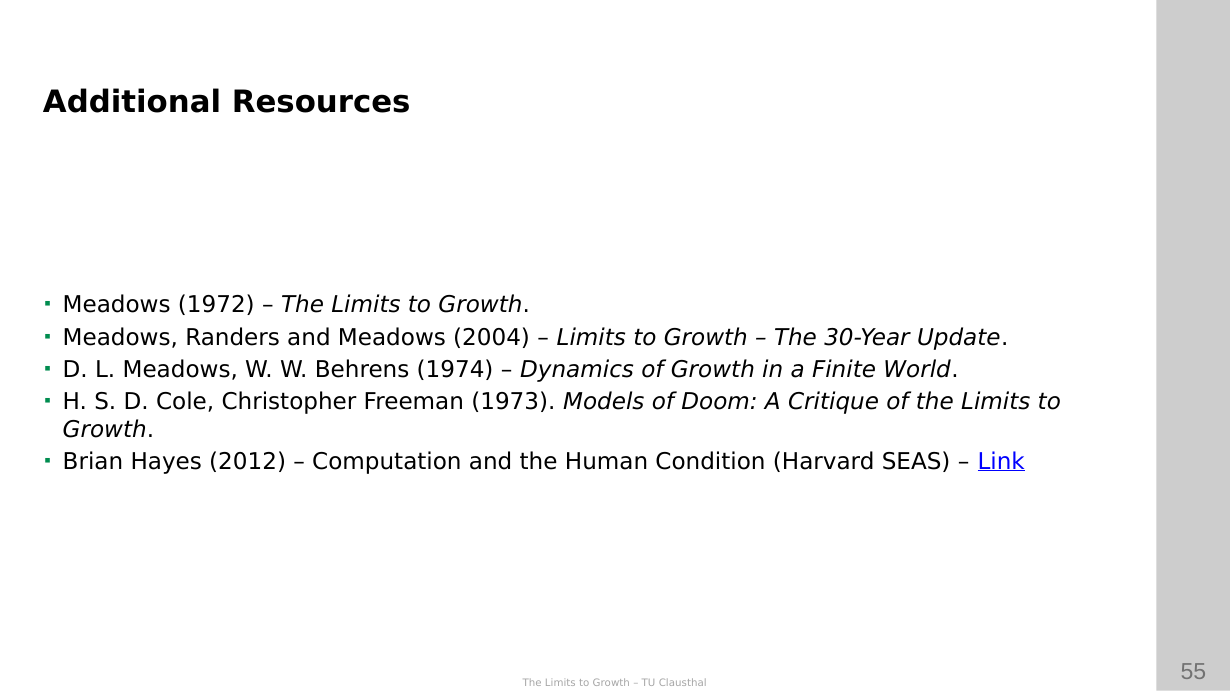
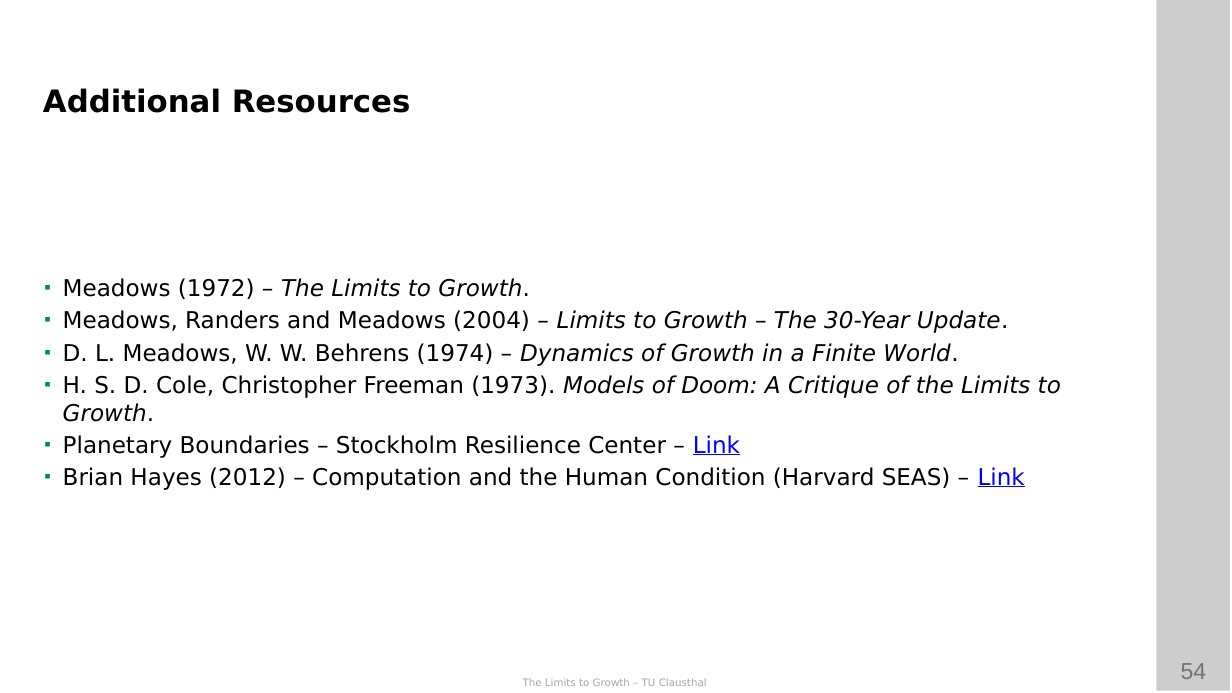
Before and after one commit to ETCE-LAB/teaching-material, a slide deck: slide 54 of The-Limits-to-Growth/LTG-L05a-Limits-to-Growth-and-Planetary-Boundaries.pptx (slide 55 before the commit). Drawn at 1232x693 pixels with LibreOffice and Linux fonts; fonts in the diff are those of the drawing; background and template pictures are left out. Boxes give left, top, right and bottom in pixels: in the first picture for what was removed or moved away, otherwise in the second. Text is boxed around its words. In the diff, an @@ line names an element or a change of style, - is before the commit and + after.

```diff
--- a/The-Limits-to-Growth/LTG-L05a-Limits-to-Growth-and-Planetary-Boundaries.pptx
+++ b/The-Limits-to-Growth/LTG-L05a-Limits-to-Growth-and-Planetary-Boundaries.pptx
@@ text at [63, 435, 740, 458]: paragraph added @@
+▪ Planetary Boundaries – Stockholm Resilience Center – Link
@@ page number at [1181, 663, 1207, 679]: text changed @@
-55
+54
```
Also in this commit, not shown: 2 other slides changed, 2 slides added, 3 slides removed, 19 other files.
